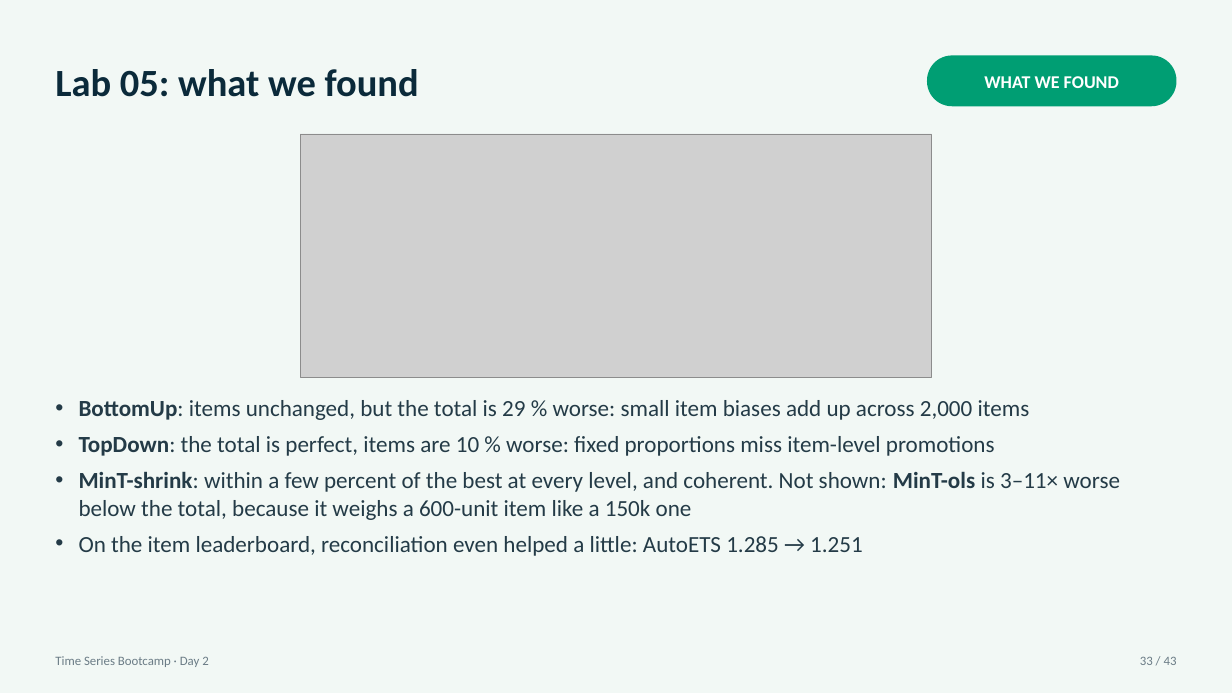
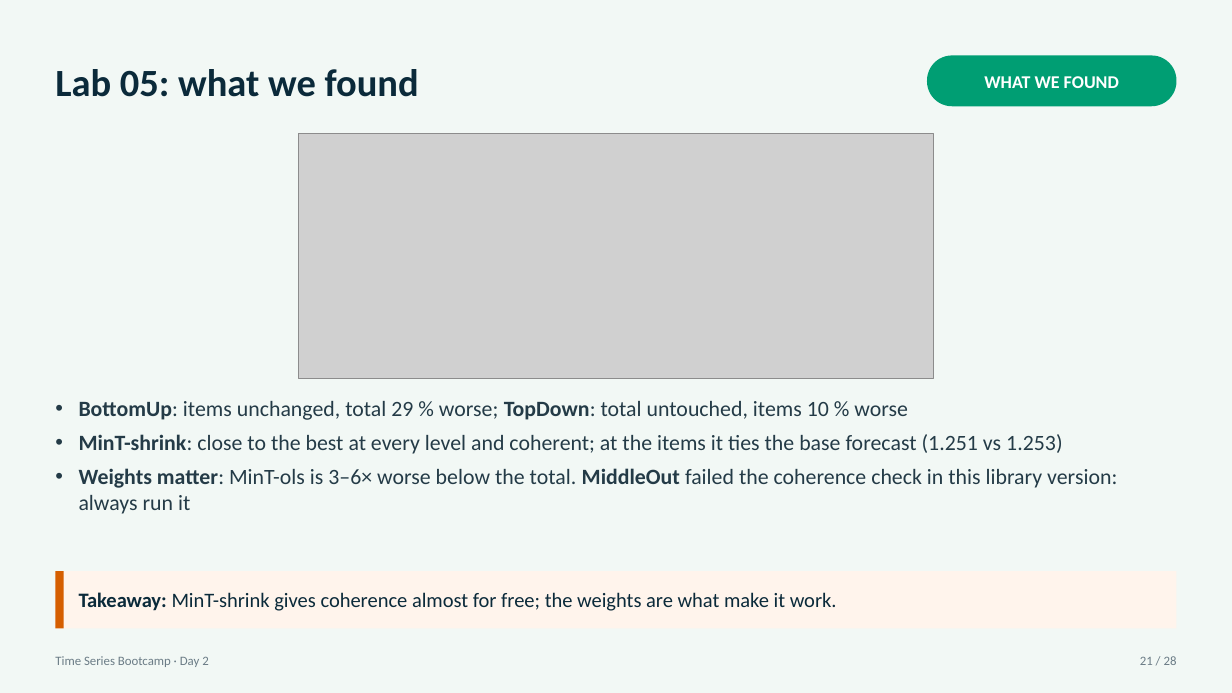
Before and after one commit to tackes/time-series-forecasting-bootcamp, a slide deck: slide 21 of day2_neural/slides/day2_slides.pptx (slide 33 before the commit). Drawn at 1232x693 pixels with LibreOffice and Linux fonts; fonts in the diff are those of the drawing; grey boxes stand for pictures. Boxes give left, top, right and bottom in pixels: in the first picture for what was removed or moved away, otherwise in the second. Text is boxed around its words. In the diff, an @@ line names an element or a change of style, - is before the commit and + after.

Commit message:
shrink the slides

```diff
--- a/day2_neural/slides/day2_slides.pptx
+++ b/day2_neural/slides/day2_slides.pptx
@@ text at <box>79,401,1117,514</box>: text changed; size 18 to 17 pt @@
-• BottomUp: items unchanged, but the total is 29 % worse: small item biases add up across 2,000 items
-• TopDown: the total is perfect, items are 10 % worse: fixed proportions miss item-level promotions
-• MinT-shrink: within a few percent of the best at every level, and coherent. Not shown: MinT-ols is 3–11× worse below the total, because it weighs a 600-unit item like a 150k one
-• On the item leaderboard, reconciliation even helped a little: AutoETS 1.285 → 1.251
+• BottomUp: items unchanged, total 29 % worse; TopDown: total untouched, items 10 % worse
+• MinT-shrink: close to the best at every level and coherent; at the items it ties the base forecast (1.251 vs 1.253)
+• Weights matter: MinT-ols is 3–6× worse below the total. MiddleOut failed the coherence check in this library version: always run it
@@ rectangle added at <box>55,571,1177,628</box>, fill #FFF4EC @@
@@ rectangle added at <box>55,571,64,628</box>, fill #D55E00 @@
@@ text added at <box>79,592,837,611</box>, 16 pt, text #0B2A3A @@
+Takeaway: MinT-shrink gives coherence almost for free; the weights are what make it work.
@@ text at <box>1140,656,1177,665</box>: text changed @@
-33 / 43
+21 / 28
```
Also in this commit, not shown: 17 other slides changed, 8 slides added, 23 slides removed, 26 other files.
